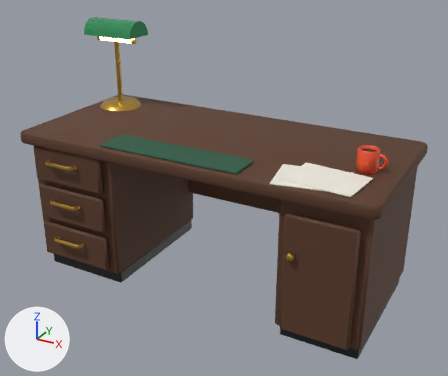
Two versions of the FBX model fbx/B_shop/Shop_OfficeDesk.fbx, one commit apart.
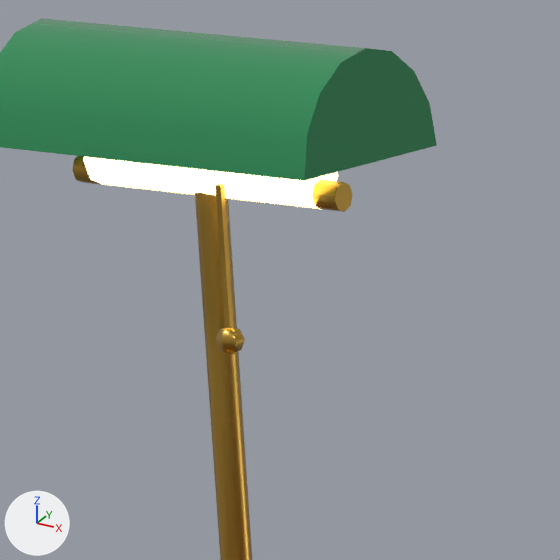
The first picture shows the older version from a 50 mm camera at (5.07, -8.97, 6.35) aimed at (0.18, -0.08, 1.9). The close-ups show the older and then the newer version on the part from 19% to 37% of the width and 4% to 25% of the height of that picture. Only the edits that show in the close-ups are written down. Every picture has the same lights, and +X, +Y and +Z are marked at lower left. Where no turn or scale is listed for an object, it has been applied to the vertices. Vertices at exactly the same position are counted once.

The first close-up shows 'Brass', 'Bulb', 'Shade'.
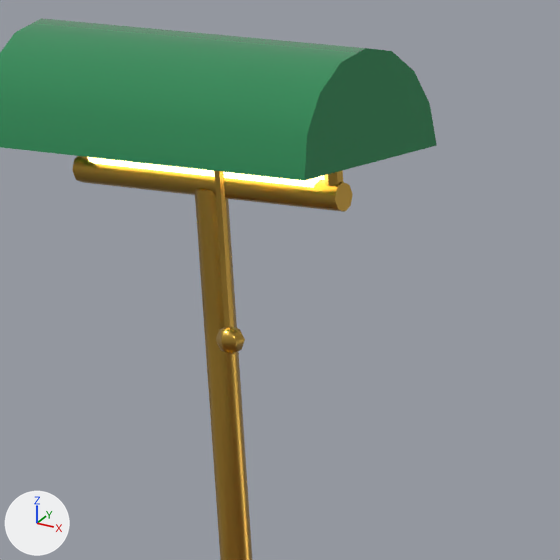
Where the newer file only moved an object's origin or applied its transform, the numbers keep the older frame.

Boxes (x1, y1, x2, y2) around the edits, measured in the close-ups (560 x 560 px; the box of a moved part takes in the faces that stretch with it):
'Bulb', moved: before (83, 157, 338, 209); after (87, 157, 325, 188)
part 1 of me_pipe, added (mostly hidden): after (324, 170, 343, 186)
part 2 of me_pipe, moved or reshaped: before (215, 184, 234, 328); after (214, 171, 234, 328)

Patch to the scene script:
```diff
--- a/fbx/B_shop/Shop_OfficeDesk.fbx.py
+++ b/fbx/B_shop/Shop_OfficeDesk.fbx.py
@@ me_pipe @@
 # used by ob_brass; location = (0.0, 0.045, 0.0)
-me_pipe.from_pydata(...)  # 244 vertices, 212 faces; spans x -3.15..2.11, y -1.59..1.17, z 0.77..4.16
+me_pipe.from_pydata(...)  # 268 vertices, 228 faces; spans x -3.15..2.11, y -1.59..1.17, z 0.77..4.5
+# me_pipe part 1: a new loose piece, a 6-sided cylinder along z spanning x -2.302..-2.258, y 0.725..0.775, z 4.1..4.5, in mat_m_c9a045_metal (orange #c9a045)
+# me_pipe part 2: 4 vertices moved from x -2.56..-2.54, y 0.59..0.61, z 4.15 to x -2.56..-2.54, y 0.59..0.61, z 4.44
+# other edits to the shape of me_pipe do not show in these pictures
 me_pipe.materials.append(mat_m_c9a045_metal)
@@ ob_bulb @@
 ob_bulb = bpy.data.objects.new('Bulb', me_cylinder_005)
-ob_bulb.location = (-2.7, 0.795, 4.16)
+ob_bulb.location = (-2.7, 0.795, 4.21)
```
